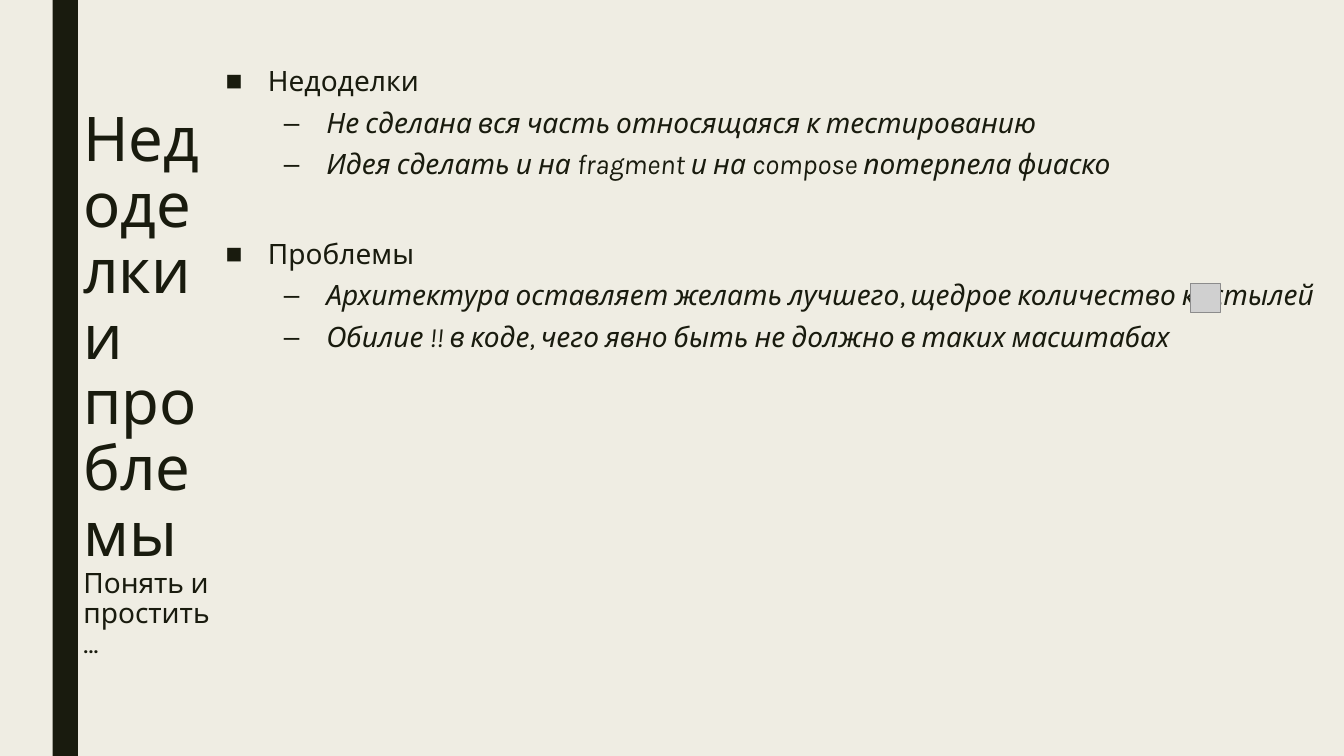
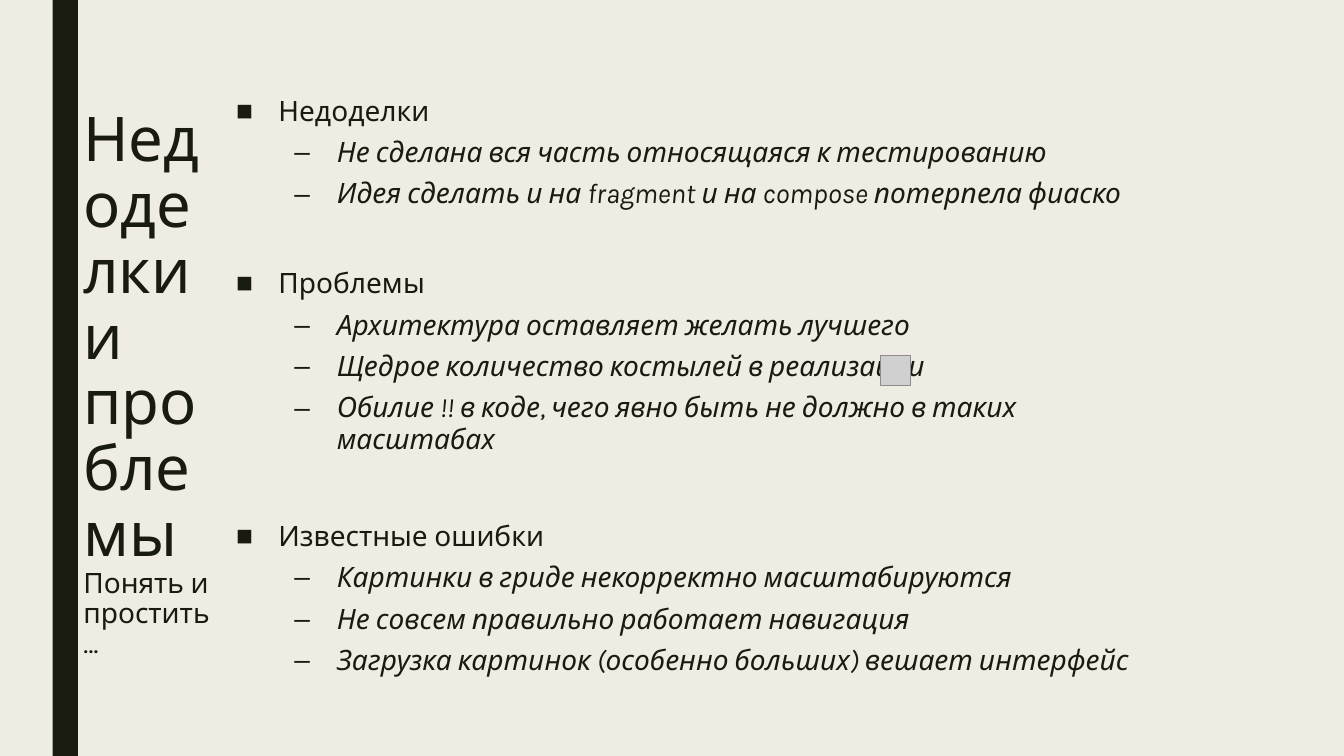
Before and after one commit to glasolin/wallhaven-app, a slide deck: slide 5 of assets/presentation/Wallhaven app.pptx. Drawn at 1344x756 pixels with LibreOffice and Linux fonts; fonts in the diff are those of the drawing; grey boxes stand for pictures. Boxes give left, top, right and bottom in pixels: in the first picture for what was removed or moved away, otherwise in the second. Text is boxed around its words. In the diff, an @@ line names an element or a change of style, - is before the commit and + after.

Commit message:
Presentation

```diff
--- a/assets/presentation/Wallhaven app.pptx
+++ b/assets/presentation/Wallhaven app.pptx
@@ text "Недоделки": place and size @@
-text "Недоделки" at [268,71,1314,348]
+text "Недоделки" at [278,101,1129,677]
@@ text at [337,315,924,384]: text changed @@
-  – Архитектура оставляет желать лучшего, щедрое количество костылей
+  – Архитектура оставляет желать лучшего
+  – Щедрое количество костылей в реализации
@@ picture: place and size @@
-picture at [1191,283,1220,313]
+picture at [881,356,910,385]
@@ text at [278,526,1129,677]: paragraphs added @@
+■ Известные ошибки
+  – Картинки в гриде некорректно масштабируются
+  – Не совсем правильно работает навигация
+  – Загрузка картинок (особенно больших) вешает интерфейс
```
Also in this commit, not shown: 1 other file.
